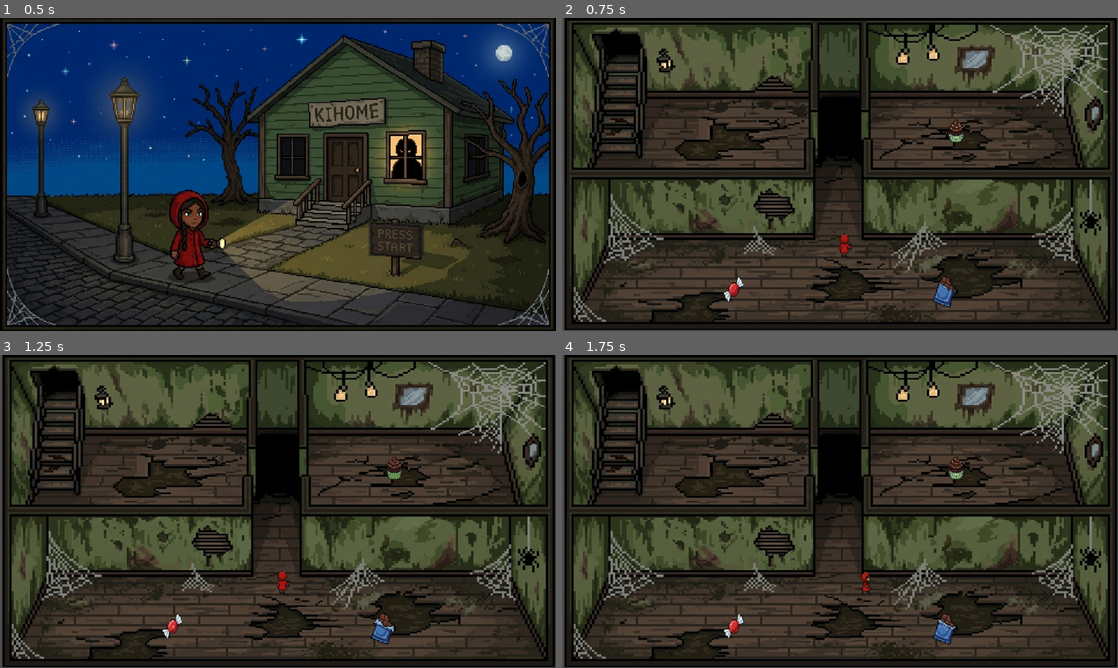
Above: before the commit, frames 1-4 (two rows, left to right).
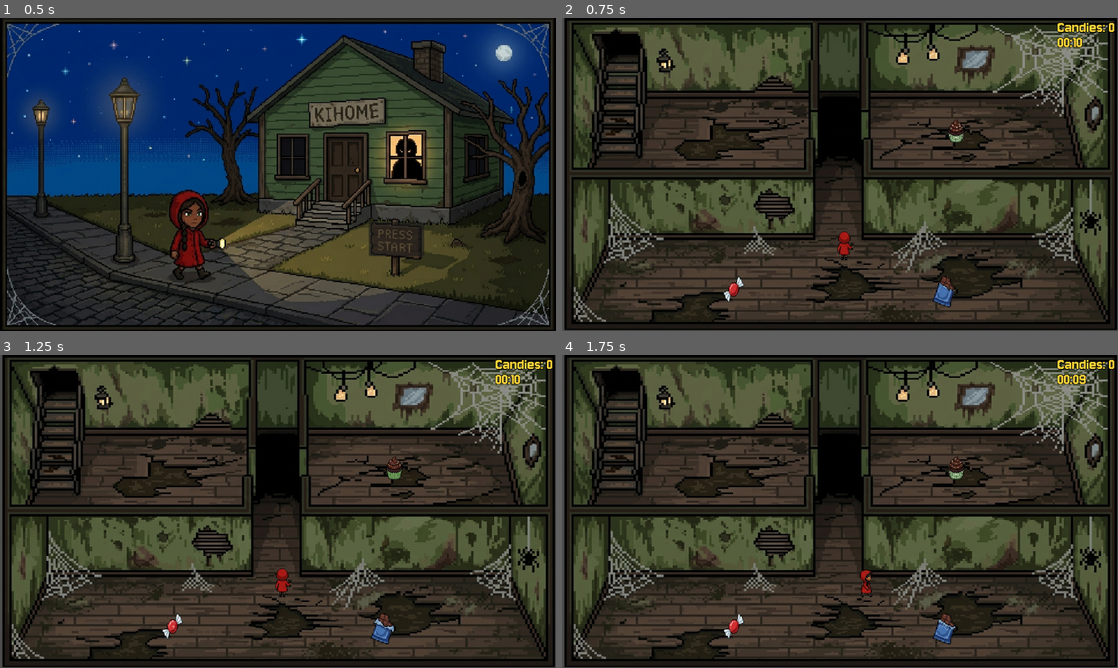
Above: after the commit, the same moments.

Repository: Guga-tab/KiHome
Game: Godot game, scene res://scenes/game_title.tscn
The game is run twice, just before and just after one commit, with the same random seed, the same clock (stepped at 60 frames per second) and the same inputs.
Inputs (mouse positions are in pixels of both pictures, inside the frame that each line leads up to):
- Up to frame 1 (0.5 s): no input
- Up to frame 2 (0.75 s): click (956, 240) at 0.5 s
- Up to frame 3 (1.25 s): no input
- Up to frame 4 (1.75 s): hold Right (ui_right) from 1.28 s (still down)

Frame 1 is identical in both runs. In frame 2, 0.5% of the frame differs, in the area x 49-100%, y 1-78%; in frame 3, 0.5%; in frame 4, 0.5%, in the area x 53-100%, y 1-78%.

Commit message:
feat: UI coins and timer

Diff:
--- a/project.godot
+++ b/project.godot
@@ -14,6 +14,10 @@
 run/main_scene="uid://k5s03i0n7fe2"
 config/features=PackedStringArray("4.7", "Mobile")
 config/icon="res://icon.svg"
+
+[autoload]
+
+GameState="*uid://0558cf3orip6"
 
 [display]
 
--- a/scenes/game.tscn
+++ b/scenes/game.tscn
@@ -1,32 +1,34 @@
 [gd_scene format=3 uid="uid://de3me5p3bt3s3"]
 
+[ext_resource type="Script" uid="uid://dfgh3d45mnpeh" path="res://scripts/game.gd" id="1_gee14"]
 [ext_resource type="Texture2D" uid="uid://b02ccmag1wd8" path="res://assets/scenario_empty.jpeg" id="1_iywne"]
 [ext_resource type="PackedScene" uid="uid://bhecfonlvuy15" path="res://entities/player.tscn" id="1_uwrxv"]
 [ext_resource type="PackedScene" uid="uid://dco7lna66s300" path="res://entities/chocolate.tscn" id="2_lbhrr"]
 [ext_resource type="PackedScene" uid="uid://b2reongtm1uqp" path="res://entities/red_candy.tscn" id="2_lnu2h"]
 [ext_resource type="PackedScene" uid="uid://cb600d4laqujn" path="res://entities/cupcake.tscn" id="5_iywne"]
 [ext_resource type="PackedScene" uid="uid://y0hjy3k6wfrj" path="res://entities/bag_man.tscn" id="5_p57ef"]
+[ext_resource type="FontFile" uid="uid://dotdlmdf284f2" path="res://fonts/Jersey_10/Jersey10-Regular.ttf" id="8_0tnpc"]
 
 [sub_resource type="RectangleShape2D" id="RectangleShape2D_iywne"]
 size = Vector2(1549.1868, 16.690125)
 
 [sub_resource type="RectangleShape2D" id="RectangleShape2D_p57ef"]
-size = Vector2(1561.4742, 18.903004)
+size = Vector2(1561.4742, 19.64944)
 
 [sub_resource type="RectangleShape2D" id="RectangleShape2D_u5sy4"]
 size = Vector2(480.76398, 85.76518)
 
 [sub_resource type="RectangleShape2D" id="RectangleShape2D_lj585"]
-size = Vector2(461.35437, 107.5471)
+size = Vector2(441.1983, 96.65599)
 
 [sub_resource type="RectangleShape2D" id="RectangleShape2D_gee14"]
 size = Vector2(1247.0005, 91.2097)
 
 [sub_resource type="RectangleShape2D" id="RectangleShape2D_0tnpc"]
-size = Vector2(723.2728, 58.77823)
+size = Vector2(723.2728, 66.77208)
 
 [sub_resource type="RectangleShape2D" id="RectangleShape2D_vtaks"]
-size = Vector2(904.4029, 24.253258)
+size = Vector2(904.4029, 26.492016)
 
 [sub_resource type="RectangleShape2D" id="RectangleShape2D_kvpfn"]
 size = Vector2(33.64302, 21.641376)
@@ -45,8 +47,15 @@
 parsed_collision_mask = 1
 agent_radius = 12.95
 
+[sub_resource type="RectangleShape2D" id="RectangleShape2D_trtic"]
+size = Vector2(100, 86)
+
+[sub_resource type="RectangleShape2D" id="RectangleShape2D_hodyn"]
+size = Vector2(100, 86)
+
 [node name="Game" type="Node2D" unique_id=1943465293]
 position = Vector2(53, 49)
+script = ExtResource("1_gee14")
 
 [node name="Scenario" type="Sprite2D" parent="." unique_id=205129691]
 position = Vector2(524.50006, 273)
@@ -67,8 +76,8 @@
 scale = Vector2(0.8827586, 1.5875969)
 
 [node name="CollisionShape2D" type="CollisionShape2D" parent="Scenario/bottom" unique_id=1904479779]
-position = Vector2(518.91565, 507.41672)
-scale = Vector2(0.9999988, 0.9999987)
+position = Vector2(518.91565, 507.04343)
+scale = Vector2(0.9999986, 0.9999985)
 shape = SubResource("RectangleShape2D_p57ef")
 
 [node name="left" type="StaticBody2D" parent="Scenario" unique_id=757921380]
@@ -86,9 +95,9 @@
 scale = Vector2(0.8827586, 1.5875969)
 
 [node name="CollisionShape2D" type="CollisionShape2D" parent="Scenario/right" unique_id=549319920]
-position = Vector2(1247.24, 286.69788)
+position = Vector2(1252.6855, 276.61975)
 rotation = 1.5707964
-scale = Vector2(0.9999994, 0.9999994)
+scale = Vector2(0.9999991, 0.99999917)
 shape = SubResource("RectangleShape2D_lj585")
 
 [node name="wall1" type="StaticBody2D" parent="Scenario" unique_id=224602145]
@@ -103,7 +112,7 @@
 scale = Vector2(1.0000001, 1)
 
 [node name="CollisionShape2D2" type="CollisionShape2D" parent="Scenario/wall2" unique_id=353360933]
-position = Vector2(-349.70828, 65.7778)
+position = Vector2(-349.70828, 55.703705)
 scale = Vector2(0.77926236, 2.5204594)
 shape = SubResource("RectangleShape2D_0tnpc")
 
@@ -111,7 +120,7 @@
 scale = Vector2(1.0000001, 1)
 
 [node name="CollisionShape2D3" type="CollisionShape2D" parent="Scenario/wall3" unique_id=1829664669]
-position = Vector2(332.88385, 65.18518)
+position = Vector2(332.88385, 58.074097)
 scale = Vector2(0.60724986, 6.3527164)
 shape = SubResource("RectangleShape2D_vtaks")
 
@@ -140,20 +149,20 @@
 shape = SubResource("RectangleShape2D_kvuet")
 
 [node name="chocolate" parent="Scenario" unique_id=514531129 instance=ExtResource("2_lbhrr")]
-position = Vector2(258.59598, 289.43558)
+position = Vector2(258.596, 289.43558)
 scale = Vector2(0.34230042, 0.359)
 
 [node name="Candy" parent="Scenario" unique_id=1022546367 instance=ExtResource("2_lnu2h")]
 position = Vector2(-259.9922, 283.93423)
-scale = Vector2(0.29302856, 0.368)
+scale = Vector2(0.2930286, 0.368)
 
 [node name="Cupcake" parent="Scenario" unique_id=497501916 instance=ExtResource("5_iywne")]
-position = Vector2(287.51788, -103.64209)
-scale = Vector2(0.28512034, 0.28892803)
+position = Vector2(287.51794, -103.64209)
+scale = Vector2(0.28512037, 0.28892803)
 
 [node name="Player" parent="." unique_id=328874900 groups=["player"] instance=ExtResource("1_uwrxv")]
 position = Vector2(532, 421)
-scale = Vector2(0.2, 0.2)
+scale = Vector2(0.25, 0.25)
 
 [node name="BagMan" parent="." unique_id=891398783 instance=ExtResource("5_p57ef")]
 position = Vector2(522, 176)
@@ -190,3 +199,48 @@
 [node name="NavigationRegion2D" type="NavigationRegion2D" parent="." unique_id=1396359503]
 position = Vector2(-10, 0)
 navigation_polygon = SubResource("NavigationPolygon_lj585")
+
+[node name="HUD" type="CanvasLayer" parent="." unique_id=1440206061]
+
+[node name="CandyLabel" type="Label" parent="HUD" unique_id=136463110]
+offset_left = 1027.0
+offset_right = 1067.0
+offset_bottom = 39.0
+theme_override_colors/font_color = Color(1, 0.8509804, 0.23137255, 1)
+theme_override_colors/font_outline_color = Color(0, 0, 0, 1)
+theme_override_constants/outline_size = 4
+theme_override_fonts/font = ExtResource("8_0tnpc")
+theme_override_font_sizes/font_size = 35
+
+[node name="TimerLabel" type="Label" parent="HUD" unique_id=1582542921]
+offset_left = 1027.0
+offset_top = 31.0
+offset_right = 1067.0
+offset_bottom = 70.0
+theme_override_colors/font_color = Color(1, 0.8509804, 0.23137255, 1)
+theme_override_colors/font_outline_color = Color(0, 0, 0, 1)
+theme_override_constants/outline_size = 4
+theme_override_fonts/font = ExtResource("8_0tnpc")
+theme_override_font_sizes/font_size = 35
+autowrap_mode = 2
+
+[node name="GameTimer" type="Timer" parent="." unique_id=1549312746]
+wait_time = 10.0
+one_shot = true
+autostart = true
+
+[node name="StairBlock" type="Area2D" parent="." unique_id=1600587285]
+position = Vector2(32, 67)
+
+[node name="CollisionShape2D" type="CollisionShape2D" parent="StairBlock" unique_id=699264795]
+position = Vector2(32, 134)
+shape = SubResource("RectangleShape2D_trtic")
+
+[node name="StairsExit" type="Area2D" parent="." unique_id=453892153]
+position = Vector2(64, 134)
+
+[node name="CollisionShape2D" type="CollisionShape2D" parent="StairsExit" unique_id=1240883365]
+position = Vector2(0, 66)
+shape = SubResource("RectangleShape2D_hodyn")
+
+[connection signal="timeout" from="GameTimer" to="." method="_on_gamer_timer_timeout"]
--- a/scenes/game_over.tscn
+++ b/scenes/game_over.tscn
@@ -23,9 +23,11 @@
 texture = ExtResource("1_xeevv")
 expand_mode = 2
 
-[node name="Button" type="Button" parent="." unique_id=158055659]
+[node name="PlayAgain" type="Button" parent="." unique_id=158055659]
 layout_mode = 0
 offset_left = 746.0
 offset_top = 433.0
 offset_right = 943.0
 offset_bottom = 526.0
+
+[connection signal="pressed" from="PlayAgain" to="." method="_on_play_again_pressed"]
--- a/scenes/game_winner.tscn
+++ b/scenes/game_winner.tscn
@@ -1,7 +1,8 @@
 [gd_scene format=3 uid="uid://c1ah20gfdg3jk"]
 
-[ext_resource type="Script" uid="uid://d4kkmcq3ss3fs" path="res://scripts/game_over.gd" id="1_mu6d6"]
+[ext_resource type="Script" uid="uid://swnbxlakjptn" path="res://scripts/game_winner.gd" id="1_mu6d6"]
 [ext_resource type="Texture2D" uid="uid://c26g7lp03wk1e" path="res://assets/game_winner.jpeg" id="2_mu6d6"]
+[ext_resource type="FontFile" uid="uid://dotdlmdf284f2" path="res://fonts/Jersey_10/Jersey10-Regular.ttf" id="3_3banh"]
 
 [node name="GameWinner" type="Control" unique_id=2124574023]
 layout_mode = 3
@@ -37,5 +38,17 @@
 offset_right = 1035.0
 offset_bottom = 531.0
 
+[node name="CandyLabel" type="Label" parent="." unique_id=1346095321]
+layout_mode = 0
+offset_left = 919.0
+offset_top = 130.0
+offset_right = 959.0
+offset_bottom = 169.0
+theme_override_colors/font_color = Color(1, 0.8509804, 0.23137255, 1)
+theme_override_colors/font_outline_color = Color(0, 0, 0, 1)
+theme_override_constants/outline_size = 4
+theme_override_fonts/font = ExtResource("3_3banh")
+theme_override_font_sizes/font_size = 35
+
 [connection signal="pressed" from="PlayAgain" to="." method="_on_play_again_pressed"]
 [connection signal="pressed" from="Quit" to="." method="_on_quit_pressed"]
--- a/scripts/chocolate.gd
+++ b/scripts/chocolate.gd
@@ -16,6 +16,7 @@
 	if _reposicionando or not body.is_in_group("player"):
 		return
 	body.doces_coletados += 1
+	get_tree().call_group("game", "add_candy")
 	_reposicionar(body.global_position)
 
 
--- a/scripts/cupcake.gd
+++ b/scripts/cupcake.gd
@@ -16,6 +16,7 @@
 	if _reposicionando or not body.is_in_group("player"):
 		return
 	body.doces_coletados += 1
+	get_tree().call_group("game", "add_candy")
 	_reposicionar(body.global_position)
 
 
--- /dev/null
+++ b/scripts/game.gd
@@ -0,0 +1,47 @@
+extends Node2D
+
+const WINNER_SCENE := "res://scenes/game_winner.tscn"
+
+var candies := 0
+var stairs_open := false
+
+@onready var candy_label: Label = $HUD/CandyLabel
+@onready var timer_label: Label = $HUD/TimerLabel
+@onready var game_timer: Timer = $GameTimer
+@onready var stair_block_shape: CollisionShape2D = $StairBlock/CollisionShape2D
+@onready var stairs_exit: Area2D = $StairsExit
+
+func _ready() -> void:
+	add_to_group("game")
+	_update_candy_label()
+	stair_block_shape.disabled = true
+	game_timer.timeout.connect(_on_game_timer_timeout)
+	stairs_exit.body_entered.connect(_on_stairs_body_entered)
+
+
+func _process(_delta: float) -> void:
+	if not stairs_open:
+		var t := int(ceil(game_timer.time_left))
+		timer_label.text = "%02d:%02d" % [t / 60, t % 60]
+
+
+func add_candy() -> void:
+	candies += 1
+	_update_candy_label()
+
+
+func _update_candy_label() -> void:
+	candy_label.text = "Candies: %d" % candies
+
+
+func _on_game_timer_timeout() -> void:
+	stairs_open = true
+	stair_block_shape.set_deferred("disabled", true)  # libera a passagem
+	$StairBlock.hide()  # esconda/anime a barreira visual, se houver
+	timer_label.text = "ESCAPE BY THE STAIRS!"
+
+
+func _on_stairs_body_entered(body: Node) -> void:
+	if stairs_open and body.is_in_group("player"):
+		GameState.doces = candies
+		get_tree().change_scene_to_file.call_deferred(WINNER_SCENE)
--- a/scripts/game_over.gd
+++ b/scripts/game_over.gd
@@ -8,6 +8,3 @@
 
 func _on_play_again_pressed() -> void:
 	get_tree().change_scene_to_file("res://scenes/game.tscn")
-
-func _on_quit_pressed() -> void:
-	get_tree().change_scene_to_file("res://scenes/game_title.tscn")
--- /dev/null
+++ b/scripts/game_state.gd
@@ -0,0 +1,3 @@
+extends Node
+
+var doces := 0
--- /dev/null
+++ b/scripts/game_winner.gd
@@ -0,0 +1,15 @@
+extends Control
+
+@onready var candy_label: Label = $CandyLabel
+
+
+func _ready() -> void:
+	candy_label.text = "Candies: %d" % GameState.doces
+
+
+func _on_play_again_pressed() -> void:
+	get_tree().change_scene_to_file("res://scenes/game.tscn")
+
+
+func _on_quit_pressed() -> void:
+	get_tree().change_scene_to_file("res://scenes/game_title.tscn")
--- a/scripts/red_candy.gd
+++ b/scripts/red_candy.gd
@@ -16,6 +16,7 @@
 	if _reposicionando or not body.is_in_group("player"):
 		return
 	body.doces_coletados += 1
+	get_tree().call_group("game", "add_candy")
 	_reposicionar(body.global_position)
 
 
Binary file added: fonts/Jersey_10/Jersey10-Regular.ttf
Not shown, added: fonts/Jersey_10/Jersey10-Regular.ttf.import
Not shown, added: fonts/Jersey_10/OFL.txt
Not shown, added: scripts/game.gd.uid
Not shown, added: scripts/game_state.gd.uid
Not shown, added: scripts/game_winner.gd.uid
